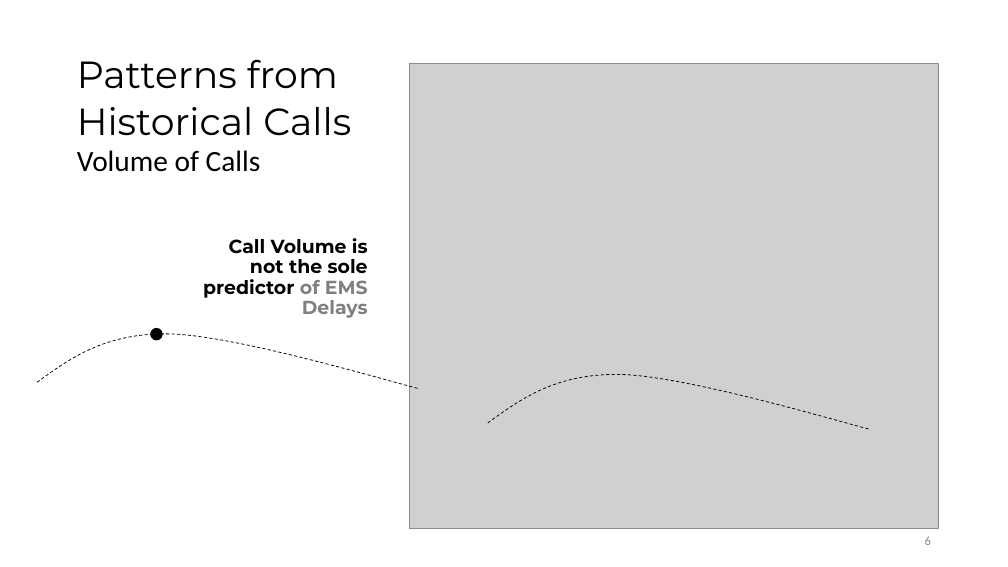
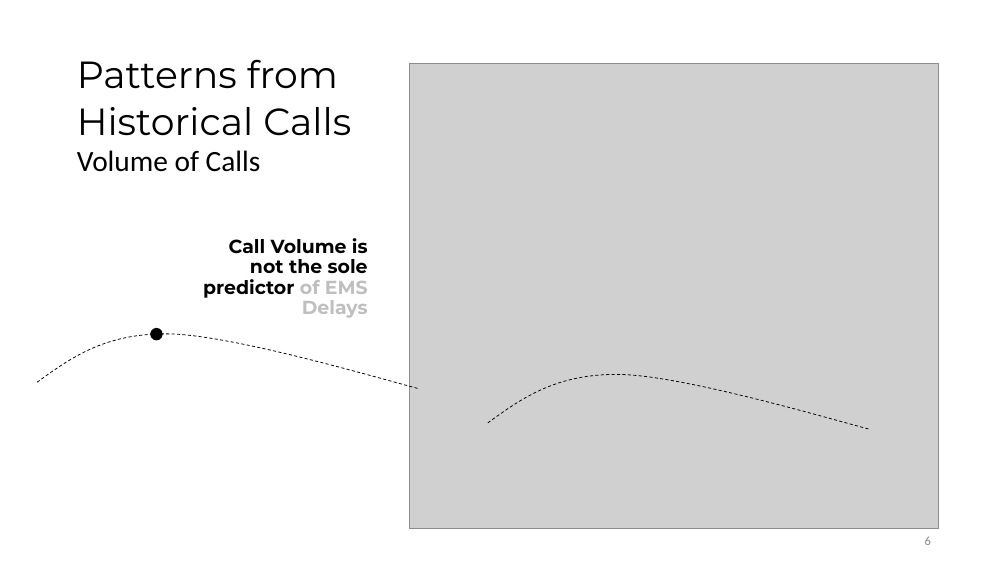
Before and after one commit to seungleedavidpark/Predicting-EMS-calls-Response-Time-in-Virginia-Beach, a slide deck: slide 6 of Presentation/PechaKucha Presentation.pptx. Drawn at 1008x567 pixels with LibreOffice and Linux fonts; fonts in the diff are those of the drawing; grey boxes stand for pictures. Boxes give left, top, right and bottom in pixels: in the first picture for what was removed or moved away, otherwise in the second. Text is boxed around its words. In the diff, an @@ line names an element or a change of style, - is before the commit and + after.

```diff
--- a/Presentation/PechaKucha Presentation.pptx
+++ b/Presentation/PechaKucha Presentation.pptx
@@ text "Call Volume is not the ..." at bbox=[203, 238, 368, 318]: text colour #808080 to #BFBFBF in "of EMS Delays" @@
```
Also in this commit, not shown: 5 other slides changed, 1 slide added, 1 slide removed, 1 other file.
